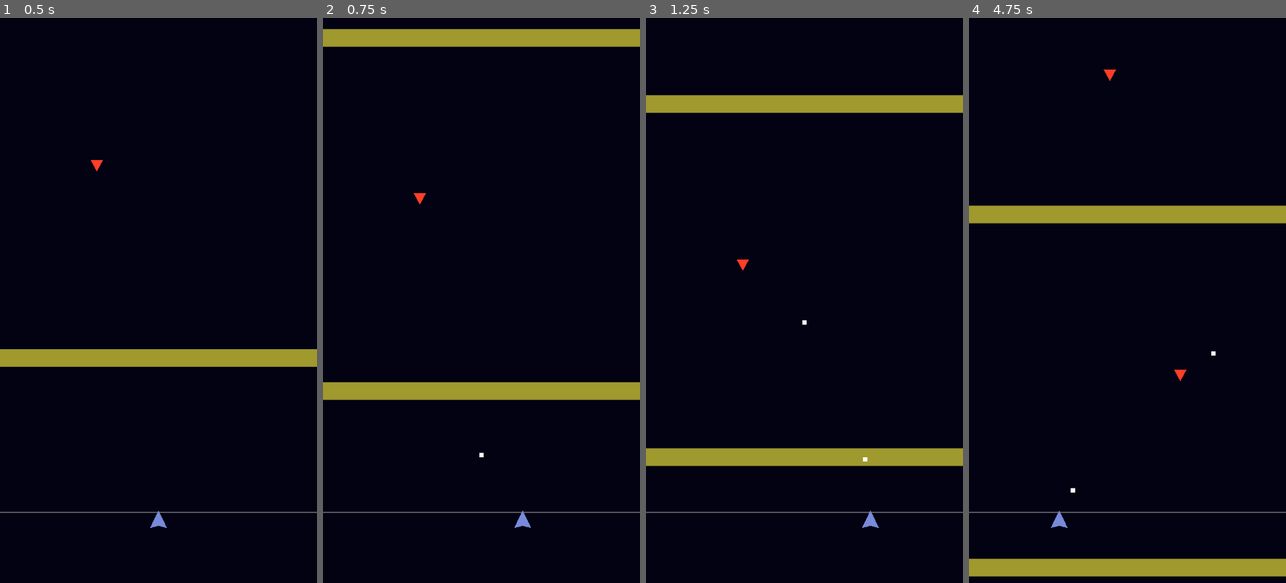
Above: before the commit, frames 1-4 (left to right).
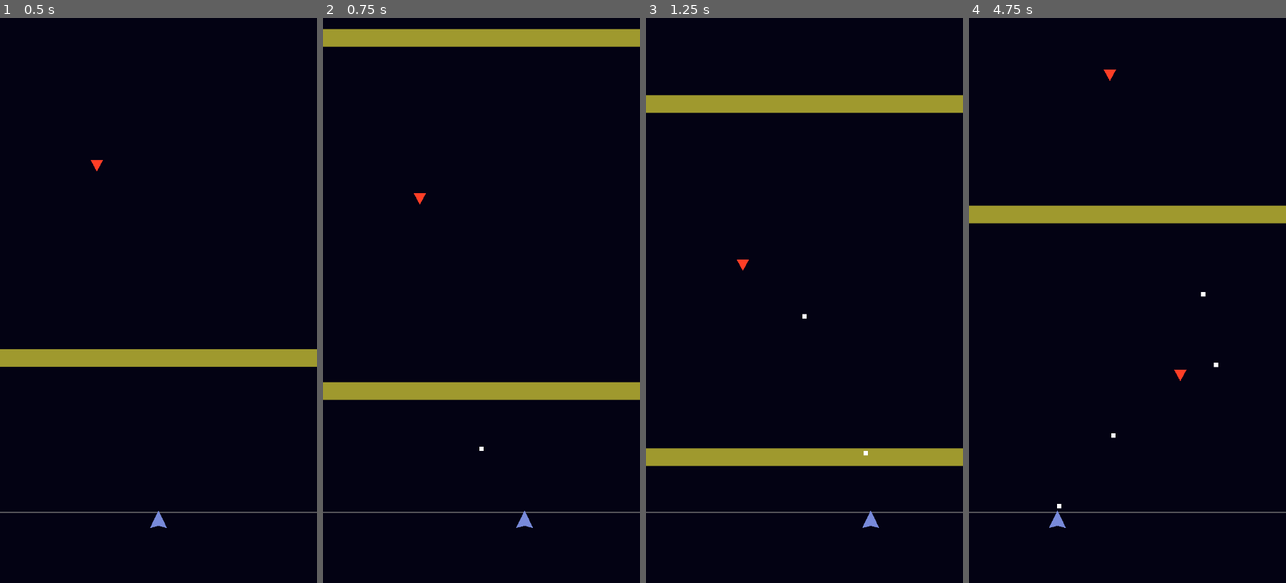
Above: after the commit, the same moments.

Repository: mystal/corneria
Game: Godot game, scene res://levels/proto.tscn
Same seed, same stepped clock (60 frames per second), same inputs: the game is played once before the commit and once after it.
Inputs (mouse positions are in pixels of both pictures, inside the frame that each line leads up to):
- Up to frame 1 (0.5 s): no input
- Up to frame 2 (0.75 s): tap Enter (ui_accept) at 0.5, 0.6 s; move the mouse to (551, 272) at 0.52 s; hold Right (ui_right) from 0.53 s (still down)
- Up to frame 3 (1.25 s): keep holding Right (ui_right); tap Enter (ui_accept) at 0.77, 1.07 s
- Up to frame 4 (4.75 s): move the mouse to (1064, 328) at 1.27 s; release Right (ui_right) at 1.28 s; hold Left (ui_left) 1.28-2.03 s; tap Enter (ui_accept) at 1.35, 1.52, 1.82, 2.1, 2.85, 3.02, 3.32, 3.6, 3.77, 4.07, 4.35, 4.52 s; move the mouse to (1159, 176) at 2.02 s; hold Right (ui_right) 2.03-3.53 s; move the mouse to (1111, 413) at 2.77 s; move the mouse to (1222, 385) at 3.52 s; hold Left (ui_left) from 3.53 s (still down); move the mouse to (1032, 215) at 4.27 s

Frame 1 is identical in both runs. In frame 2, less than 0.1% of the frame differs, in the area x 49-67%, y 75-91%; in frame 3, less than 0.1%; in frame 4, 3.4%, in the area x 0-100%, y 48-99%.

Commit message:
Upgrade walls kinda work!
- Upgrade walls have UpgradeData resource to grant player upgrades
- First basic upgrade works to increase fire rate
- Player now has Nodes to move and shoot, so I can reuse those
  behaviors

Diff:
--- a/godot/entities/player/player.gd
+++ b/godot/entities/player/player.gd
@@ -1,65 +1,55 @@
 class_name Player
 extends Node2D
-
-@export_group("Init")
-@export var starter_ships: Array[StarterShips] = []
 
 @export_group("Movement")
 @export var top_left_limit: Node2D
 @export var bottom_right_limit: Node2D
 
-@export_group("Ship Management")
-@export var spacing: float = 60
+var faction: Enums.Faction = Enums.Faction.PLAYER
 
-var _ships: Array[ShooterShip] = []
+# Components
+@onready var player_movement: PlayerMovement = $PlayerMovement
+@onready var projectile_shooter: ProjectileShooter = $ProjectileShooter
+
+# @export_group("Ship Management")
+# @export var starter_ships: Array[StarterShips] = []
+# @export var spacing: float = 60
+
+# var _ships: Array[ShooterShip] = []
 
 func _ready() -> void:
-	for e in starter_ships:
-		if e.ship_scene:
-			add_ships(e.ship_scene, e.num_ships)
+	player_movement.root = self
+	player_movement.top_left_limit = top_left_limit
+	player_movement.bottom_right_limit = bottom_right_limit
+
+	projectile_shooter.instigator = self
 
 func _physics_process(delta: float) -> void:
-	# TODO: Keyboard/Controller input
-	# Get the input direction and handle the movement/deceleration.
-	# As good practice, you should replace UI actions with custom gameplay actions.
-	# var direction := Input.get_axis("ui_left", "ui_right")
-	# if direction:
-	# 	velocity.x = direction * _speed
-	# else:
-	# 	velocity.x = move_toward(velocity.x, 0, _speed)
-	#move_and_slide()
+	pass
 
-	# if Input.is_action_just_pressed("ui_accept") and starter_ships and starter_ships[0].ship_scene:
-	# 	add_ships(starter_ships[0].ship_scene, 1)
+func _on_hurt_box_area_entered(area: Area2D) -> void:
+	var projectile = area as Projectile
+	if projectile and projectile.faction != faction:
+		queue_free()
+		projectile.collided()
 
-	# Mouse/Touch input
-	var mouse_pos = get_global_mouse_position()
-	# TODO: Figure out how to tune the movement so that we can upgrade the move speed.
-	position = position.lerp(mouse_pos, delta * 4.0)
-	if top_left_limit and bottom_right_limit:
-		position = position.clamp(top_left_limit.position, bottom_right_limit.position)
-	# var viewport_rect = get_viewport_rect()
-	# if viewport_rect.has_point(mouse_pos):
-		# var dv = position.distance_to(mouse_pos)
-		# position = position.move_toward(mouse_pos, _speed * delta)
+# func add_ships(ship_scene: PackedScene, num_ships: int) -> void:
+# 	for i in num_ships:
+# 		var new_ship = ship_scene.instantiate()
+# 		new_ship.ship_died.connect(_on_ship_died)
+# 		add_child(new_ship)
+# 		_ships.append(new_ship)
+# 	_distribute_ships()
 
-func add_ships(ship_scene: PackedScene, num_ships: int) -> void:
-	for i in num_ships:
-		var new_ship = ship_scene.instantiate()
-		new_ship.ship_died.connect(_on_ship_died)
-		add_child(new_ship)
-		_ships.append(new_ship)
-	_distribute_ships()
+# func _distribute_ships() -> void:
+# 	var total_spacing = (_ships.size() - 1) * spacing
+# 	var start_x = -total_spacing / 2
+# 	for i in _ships.size():
+# 		_ships[i].position.x = start_x + (spacing * i)
 
-func _distribute_ships() -> void:
-	var total_spacing = (_ships.size() - 1) * spacing
-	var start_x = -total_spacing / 2
-	for i in _ships.size():
-		_ships[i].position.x = start_x + (spacing * i)
+# func _on_ship_died(ship: ShooterShip) -> void:
+# 	_ships.erase(ship)
+# 	_distribute_ships()
 
-func _on_ship_died(ship: ShooterShip) -> void:
-	_ships.erase(ship)
-	_distribute_ships()
-
-	if _ships.is_empty():
-		Globals.player_lost()
+# 	if _ships.is_empty():
+# 		Globals.player_lost()
--- a/godot/entities/player/player.tscn
+++ b/godot/entities/player/player.tscn
@@ -1,6 +1,38 @@
-[gd_scene load_steps=2 format=3 uid="uid://sfmcgh8i8s3c"]
+[gd_scene load_steps=6 format=3 uid="uid://sfmcgh8i8s3c"]
 
 [ext_resource type="Script" path="res://entities/player/player.gd" id="1_y4flr"]
+[ext_resource type="PackedScene" uid="uid://cpx5p8sxnv0b" path="res://entities/player/player_movement.tscn" id="2_f45tr"]
+[ext_resource type="PackedScene" uid="uid://vv80d2w7frit" path="res://entities/projectiles/projectile_shooter.tscn" id="3_a1k0p"]
 
-[node name="Player" type="Node2D" groups=["players"]]
+[sub_resource type="CircleShape2D" id="CircleShape2D_gankj"]
+
+[sub_resource type="CircleShape2D" id="CircleShape2D_ai85e"]
+
+[node name="Player" type="CharacterBody2D" groups=["players"]]
+collision_layer = 0
+collision_mask = 0
 script = ExtResource("1_y4flr")
+
+[node name="Polygon2D" type="Polygon2D" parent="."]
+position = Vector2(0, -4.5)
+scale = Vector2(0.968, 1)
+color = Color(0.47217, 0.545032, 0.857183, 1)
+polygon = PackedVector2Array(0, -20, 20, 20, 0, 15, -20, 20)
+
+[node name="CollisionShape2D" type="CollisionShape2D" parent="."]
+shape = SubResource("CircleShape2D_gankj")
+disabled = true
+
+[node name="HurtBox" type="Area2D" parent="."]
+collision_layer = 9
+collision_mask = 2
+
+[node name="HurtBoxShape" type="CollisionShape2D" parent="HurtBox"]
+shape = SubResource("CircleShape2D_ai85e")
+
+[node name="PlayerMovement" parent="." instance=ExtResource("2_f45tr")]
+
+[node name="ProjectileShooter" parent="." instance=ExtResource("3_a1k0p")]
+position = Vector2(0, -24)
+
+[connection signal="area_entered" from="HurtBox" to="." method="_on_hurt_box_area_entered"]
--- /dev/null
+++ b/godot/entities/player/player_movement.gd
@@ -0,0 +1,34 @@
+class_name PlayerMovement
+extends Node2D
+
+@export_group("Movement")
+@export var lerp_speed: float = 4.0
+@export var top_left_limit: Node2D
+@export var bottom_right_limit: Node2D
+
+var root: Node2D
+
+func _process(delta: float) -> void:
+	if !root:
+		return
+
+	# TODO: Keyboard/Controller input
+	# Get the input direction and handle the movement/deceleration.
+	# As good practice, you should replace UI actions with custom gameplay actions.
+	# var direction := Input.get_axis("ui_left", "ui_right")
+	# if direction:
+	# 	velocity.x = direction * _speed
+	# else:
+	# 	velocity.x = move_toward(velocity.x, 0, _speed)
+	#move_and_slide()
+
+	# Mouse/Touch input
+	var mouse_pos = get_global_mouse_position()
+	# TODO: Figure out how to tune the movement so that we can upgrade the move lerp_speed.
+	root.position = root.position.lerp(mouse_pos, delta * lerp_speed)
+	if top_left_limit and bottom_right_limit:
+		root.position = root.position.clamp(top_left_limit.position, bottom_right_limit.position)
+	# var viewport_rect = get_viewport_rect()
+	# if viewport_rect.has_point(mouse_pos):
+		# var dv = position.distance_to(mouse_pos)
+		# position = position.move_toward(mouse_pos, _speed * delta)
--- /dev/null
+++ b/godot/entities/player/player_movement.tscn
@@ -0,0 +1,6 @@
+[gd_scene load_steps=2 format=3 uid="uid://cpx5p8sxnv0b"]
+
+[ext_resource type="Script" path="res://entities/player/player_movement.gd" id="1_j5f16"]
+
+[node name="PlayerMovement" type="Node2D"]
+script = ExtResource("1_j5f16")
--- a/godot/entities/player/shooter_ship.gd
+++ b/godot/entities/player/shooter_ship.gd
@@ -1,8 +1,5 @@
 class_name ShooterShip
 extends CharacterBody2D
-
-@export_group("Movement")
-# @export var _speed = 300.0
 
 @export_group("Shooter")
 @export var projectile_scene: PackedScene
--- a/godot/entities/projectiles/projectile.gd
+++ b/godot/entities/projectiles/projectile.gd
@@ -9,7 +9,7 @@
 var instigator: Node = null:
 	set(value):
 		instigator = value
-		if value.faction == Enums.Faction.PLAYER:
+		if faction == Enums.Faction.PLAYER:
 			$Polygon2D.color = Color.WHITE
 		else:
 			$Polygon2D.color = Color.RED
--- /dev/null
+++ b/godot/entities/projectiles/projectile_shooter.gd
@@ -0,0 +1,27 @@
+class_name ProjectileShooter
+extends Node2D
+
+@export_group("Shooter")
+@export var projectile_scene: PackedScene
+@export var fire_rate: float = 2.0
+@export var direction: Vector2 = Vector2.UP
+
+@onready var _fire_cooldown: float = 1.0 / fire_rate
+
+var instigator: Node2D
+
+func _process(delta: float) -> void:
+	if !projectile_scene:
+		return
+
+	_fire_cooldown -= delta
+	if _fire_cooldown <= 0.0:
+		# Spawn projectile
+		var new_projectile: Projectile = projectile_scene.instantiate()
+		new_projectile.instigator = instigator
+		new_projectile.position = global_position
+		new_projectile.dir = direction
+		get_tree().current_scene.add_child(new_projectile)
+
+		# Reset cooldown
+		_fire_cooldown = 1.0 / fire_rate
--- /dev/null
+++ b/godot/entities/projectiles/projectile_shooter.tscn
@@ -0,0 +1,8 @@
+[gd_scene load_steps=3 format=3 uid="uid://vv80d2w7frit"]
+
+[ext_resource type="Script" path="res://entities/projectiles/projectile_shooter.gd" id="1_iv806"]
+[ext_resource type="PackedScene" uid="uid://c87otpe6316rq" path="res://entities/projectiles/projectile.tscn" id="2_wwqko"]
+
+[node name="ProjectileShooter" type="Node2D"]
+script = ExtResource("1_iv806")
+projectile_scene = ExtResource("2_wwqko")
--- /dev/null
+++ b/godot/entities/upgrades/modify_shoot_rate.gd
@@ -0,0 +1,10 @@
+class_name ModifyShootRate
+extends UpgradeData
+
+@export var amount_to_add: float
+
+func apply(player: Player) -> void:
+	if !player:
+		return
+
+	player.projectile_shooter.fire_rate += amount_to_add
--- /dev/null
+++ b/godot/entities/upgrades/upgrade_data.gd
@@ -0,0 +1,5 @@
+class_name UpgradeData
+extends Resource
+
+func apply(_player: Player) -> void:
+	push_error("UNIMPLEMENTED ERROR: UpgradeData.apply()")
--- a/godot/entities/upgrades/upgrade_wall.gd
+++ b/godot/entities/upgrades/upgrade_wall.gd
@@ -1,6 +1,7 @@
 class_name UpgradeWall
 extends Area2D
 
+@export var upgrade: UpgradeData
 @export var size: Enums.UpgradeWallSize = Enums.UpgradeWallSize.HALF
 
 func _ready() -> void:
@@ -11,3 +12,8 @@
 	# Despawn if we're outside the game space.
 	if position.y > 1280.0 + 100.0:
 		queue_free()
+
+func _on_area_entered(area: Area2D) -> void:
+	if upgrade:
+		upgrade.apply(area.get_parent() as Player)
+	queue_free()
--- a/godot/entities/upgrades/upgrade_wall.tscn
+++ b/godot/entities/upgrades/upgrade_wall.tscn
@@ -6,7 +6,9 @@
 size = Vector2(360, 10)
 
 [node name="UpgradeBarrier" type="Area2D"]
+collision_layer = 4
 script = ExtResource("1_inlnc")
+size = null
 
 [node name="Polygon2D" type="Polygon2D" parent="."]
 color = Color(1, 0.9625, 0.25, 0.619608)
@@ -14,3 +16,5 @@
 
 [node name="CollisionShape2D" type="CollisionShape2D" parent="."]
 shape = SubResource("RectangleShape2D_ib77m")
+
+[connection signal="area_entered" from="." to="." method="_on_area_entered"]
--- a/godot/levels/proto.tscn
+++ b/godot/levels/proto.tscn
@@ -1,17 +1,15 @@
-[gd_scene load_steps=9 format=3 uid="uid://cn3eqyqq8m0cj"]
+[gd_scene load_steps=8 format=3 uid="uid://cn3eqyqq8m0cj"]
 
 [ext_resource type="PackedScene" uid="uid://sfmcgh8i8s3c" path="res://entities/player/player.tscn" id="1_gjtow"]
 [ext_resource type="PackedScene" uid="uid://bqmhpckf5nna4" path="res://entities/enemies/enemy.tscn" id="2_ts2fp"]
-[ext_resource type="Script" path="res://entities/player/starter_ships.gd" id="3_5lrpw"]
-[ext_resource type="PackedScene" uid="uid://dqg0hcdo0u5in" path="res://entities/player/shooter_ship.tscn" id="4_hrawq"]
+[ext_resource type="Script" path="res://entities/upgrades/modify_shoot_rate.gd" id="4_d07en"]
 [ext_resource type="PackedScene" uid="uid://nmrgj4n20s81" path="res://entities/upgrades/upgrade_wall.tscn" id="5_c5j42"]
 [ext_resource type="PackedScene" uid="uid://bsbbqwbswf6kv" path="res://entities/enemies/boss.tscn" id="6_a1g1m"]
 [ext_resource type="PackedScene" uid="uid://casorhn4xy1eq" path="res://ui/screens/game_over_screen.tscn" id="7_xfs3q"]
 
-[sub_resource type="Resource" id="Resource_vvxnk"]
-script = ExtResource("3_5lrpw")
-ship_scene = ExtResource("4_hrawq")
-num_ships = 1
+[sub_resource type="Resource" id="Resource_k3xhk"]
+script = ExtResource("4_d07en")
+amount_to_add = 2.0
 
 [node name="LevelRoot" type="Node2D"]
 
@@ -23,7 +21,6 @@
 
 [node name="Player" parent="." node_paths=PackedStringArray("top_left_limit", "bottom_right_limit") instance=ExtResource("1_gjtow")]
 position = Vector2(360, 1200)
-starter_ships = Array[ExtResource("3_5lrpw")]([SubResource("Resource_vvxnk")])
 top_left_limit = NodePath("../PlayerTopLeftLimit")
 bottom_right_limit = NodePath("../PlayerBottomRightLimit")
 
@@ -50,21 +47,29 @@
 
 [node name="UpgradeBarrier" parent="." instance=ExtResource("5_c5j42")]
 position = Vector2(180, 620)
+upgrade = SubResource("Resource_k3xhk")
+size = null
 
 [node name="UpgradeBarrier2" parent="." instance=ExtResource("5_c5j42")]
 position = Vector2(540, 620)
+upgrade = SubResource("Resource_k3xhk")
+size = null
 
 [node name="UpgradeBarrier3" parent="." instance=ExtResource("5_c5j42")]
 position = Vector2(180, -180)
+size = null
 
 [node name="UpgradeBarrier4" parent="." instance=ExtResource("5_c5j42")]
 position = Vector2(540, -180)
+size = null
 
 [node name="UpgradeBarrier5" parent="." instance=ExtResource("5_c5j42")]
 position = Vector2(180, -980)
+size = null
 
 [node name="UpgradeBarrier6" parent="." instance=ExtResource("5_c5j42")]
 position = Vector2(540, -980)
+size = null
 
 [node name="Boss" parent="." instance=ExtResource("6_a1g1m")]
 position = Vector2(360, -1920)
--- a/godot/project.godot
+++ b/godot/project.godot
@@ -36,6 +36,7 @@
 2d_physics/layer_1="HurtBox"
 2d_physics/layer_2="HitBox"
 2d_physics/layer_3="Upgrade"
+2d_physics/layer_4="Player"
 
 [rendering]
 
